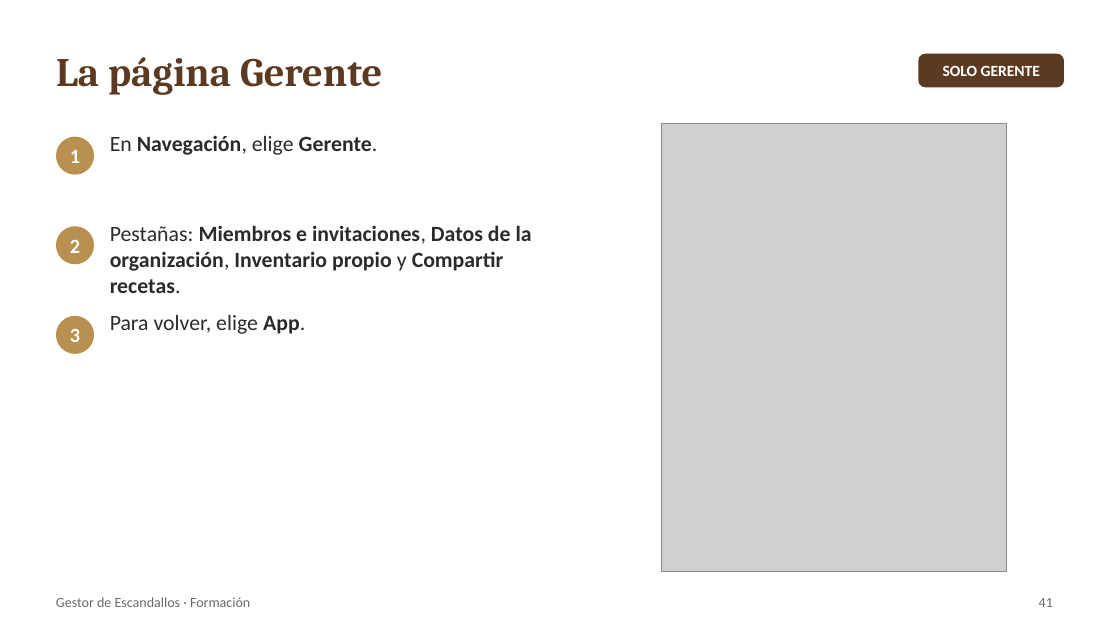
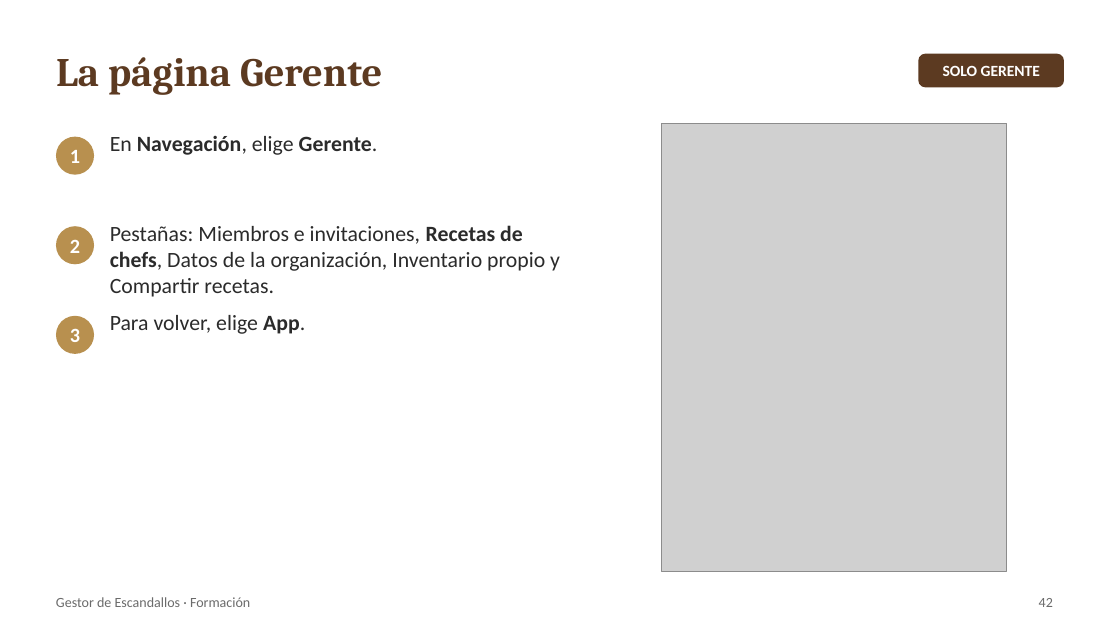
Before and after one commit to robertobergua-maker/escandallos-catering, a slide deck: slide 42 of docs/manual/Manual_Gestor_Escandallos.pptx (slide 41 before the commit). Drawn at 1120x630 pixels with LibreOffice and Linux fonts; fonts in the diff are those of the drawing; grey boxes stand for pictures. Boxes give left, top, right and bottom in pixels: in the first picture for what was removed or moved away, otherwise in the second. Text is boxed around its words. In the diff, an @@ line names an element or a change of style, - is before the commit and + after.

```diff
--- a/docs/manual/Manual_Gestor_Escandallos.pptx
+++ b/docs/manual/Manual_Gestor_Escandallos.pptx
@@ text at (110, 225, 560, 297): text changed; bold off @@
-Pestañas: Miembros e invitaciones, Datos de la organización, Inventario propio y Compartir recetas.
+Pestañas: Miembros e invitaciones, Recetas de chefs, Datos de la organización, Inventario propio y Compartir recetas.
@@ page number at (1039, 598, 1053, 607): text changed @@
-41
+42
```
Also in this commit, not shown: 1 other slide changed, 4 slides added, 5 other files.
